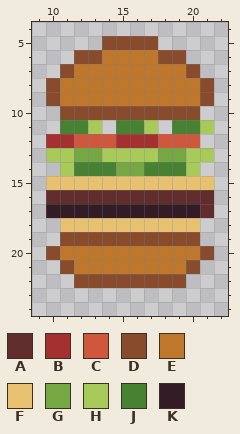
A pixel-art file gets an edit: scenes/character/burger.aseprite. This is how it looked before the edit.
32x32 pixels, 1 frame. Shown: x 9..22, y 4..24.
Visible layers, top first: "upper", "pickles", "tomatoes", "salad", "cheese", "patty", "mustard", "mayo", "ketchup", "lower".
Palette (. is transparent): A #602c2c  B #a53030  C #cf573c  D #884b2b  E #be772b  F #e8c170  G #75a743  H #a8ca58  J #468232  K #341c27
Pixels before, first column x 10:
 5 ....DDDD....
 6 ..DDEEEEDD..
 7 .DEEEEEEEED.
 8 DEEEEEEEEEED
 9 DEEEEEEEEEED
10 .DDDDDDDDDD.
11 .JJH.JJH.JJH
12 BBCCCBBBCCC.
13 HHGGHHHHGGHH
14 .HJJJGGJJJH.
15 FFFFFFFFFFFF
16 AAAAAAAAAAAA
17 KKKKKKKKKKKA
18 .FFFFFFFFFF.
19 .DDDDDDDDDD.
20 DEEEEEEEEEED
21 .DEEEEEEEED.
22 ..DDDDDDDD..
The same view after the edit:
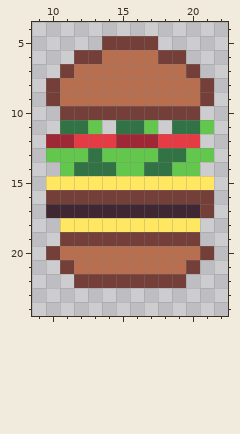
The edit:
colour B: #a53030 -> #9e2835
colour C: #cf573c -> #e53b44
colour D: #884b2b -> #743f39
colour E: #be772b -> #b86f50
colour F: #e8c170 -> #ffe762
colour H: #a8ca58 -> #63c64d
colour J: #468232 -> #327345
colour K: #341c27 -> #3f2832
Changed rows in their new state; - is a pixel that keeps its letter.
Layers "salad", "patty":
first column x 10:
13 --HJ----JJ--
14 -----HH--H--
16 DDDDDDDDDDDD
17 -----------D
Where, in picture pixels (left, top, right, bottom), the same in both pictures:
changed: (46, 36, 214, 288)
